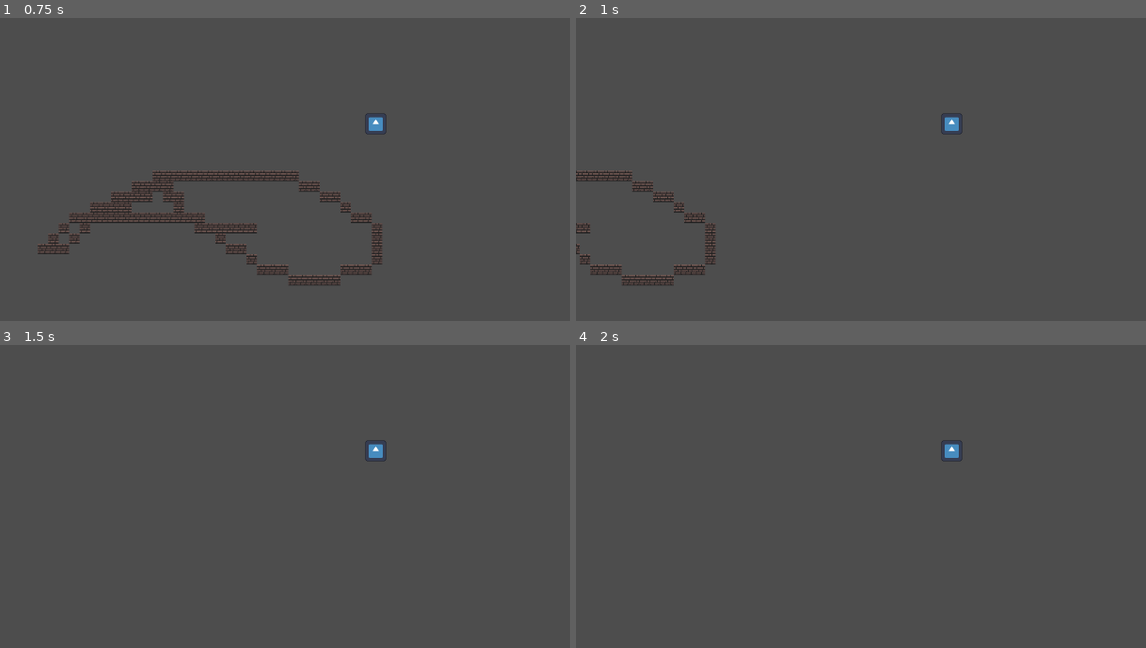
Above: before the commit, frames 1-4 (two rows, left to right).
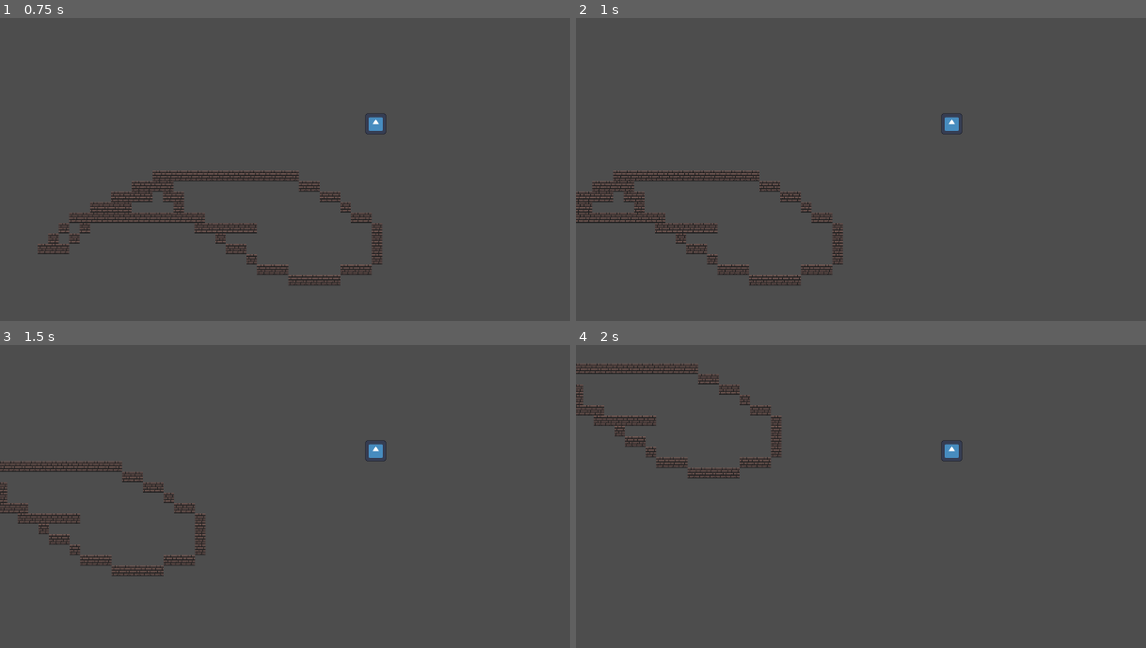
Above: after the commit, the same moments.

Repository: Eathand/GDA-Game
Game: Godot game, scene res://scenes/Game.tscn
Two runs of this game, one before a commit and one after it. Both use one fixed random seed, a clock stepped at 60 frames per second and the inputs below. The engine's default icon, where the game draws it, is replaced by a stand-in: a white triangle on a blue panel in a dark square.
Inputs:
- Up to frame 1 (0.75 s): tap Enter at 0.5 s; hold D (right) from 0.53 s (still down); hold Shift (dash) from 0.53 s (still down)
- Up to frame 2 (1 s): keep holding D (right); keep holding Shift (dash)
- Up to frame 3 (1.5 s): release D (right) at 1.28 s; release Shift (dash) at 1.28 s; hold S (down) from 1.28 s (still down); tap Shift (dash) at 1.35 s
- Up to frame 4 (2 s): keep holding S (down)

Frame 1 is identical in both runs. In frame 2, 3.1% of the frame differs, in the area x 0-47%, y 50-89%; in frame 3, 1.5%; in frame 4, 1.5%.

Commit message:
dash cooldown

Diff:
--- a/gda-game-capstone/project.godot
+++ b/gda-game-capstone/project.godot
@@ -42,3 +42,8 @@
 "events": [Object(InputEventKey,"resource_local_to_scene":false,"resource_name":"","device":-1,"window_id":0,"alt_press …(195 unchanged characters)…
 ]
 }
+test_damage={
+"deadzone": 0.5,
+"events": [Object(InputEventKey,"resource_local_to_scene":false,"resource_name":"","device":-1,"window_id":0,"alt_pressed":false,"shift_pressed":false,"ctrl_pressed":false,"meta_pressed":false,"pressed":false,"keycode":0,"physical_keycode":80,"key_label":0,"unicode":112,"location":0,"echo":false,"script":null)
+]
+}
--- a/gda-game-capstone/scenes/player.gd
+++ b/gda-game-capstone/scenes/player.gd
@@ -5,12 +5,16 @@
 @export var deceleration := 10000
 @export var dash_speed := 1500.0
 @export var dash_duration := .2
+@export var dash_cooldown := 1.5
+
 var is_dashing := false
 var dash_timer := 0.0
 var dash_direction := Vector2.ZERO
 var dash_velocity = 0.0
+@onready var cooldown_timer = $Cooldown
 func _ready() -> void:
-	pass # Replace with function body.
+	cooldown_timer.wait_time = dash_cooldown
+	cooldown_timer.one_shot = true
 
 
 
@@ -19,6 +23,7 @@
 		dash_timer -= delta
 		if dash_timer <= 0:
 			is_dashing = false
+			cooldown_timer.start()
 		velocity = dash_direction * dash_speed
 	else:
 		var direction := Input.get_vector("left", "right", "up", "down")
@@ -28,10 +33,13 @@
 			velocity = velocity.move_toward(desired_velocity, acceleration * delta)
 		else:
 			velocity = velocity.move_toward(Vector2.ZERO, deceleration * delta)
-		if Input.is_action_pressed("dash") and has_input_direction:
+		if Input.is_action_just_pressed("dash") and has_input_direction and cooldown_timer.is_stopped():
 			start_dash(direction)
+
+
 	move_and_slide()
 func start_dash(direction: Vector2):
 	is_dashing = true
 	dash_timer = dash_duration
 	dash_direction = direction
+	cooldown_timer.stop()
--- a/gda-game-capstone/scenes/player.tscn
+++ b/gda-game-capstone/scenes/player.tscn
@@ -24,8 +24,7 @@
 
 [node name="Camera2D" type="Camera2D" parent="."]
 
-[node name="DashTimer" type="Timer" parent="."]
-wait_time = 0.5
+[node name="Cooldown" type="Timer" parent="."]
 one_shot = true
 
-[connection signal="timeout" from="DashTimer" to="." method="_on_dash_timer_timeout"]
+[connection signal="timeout" from="Cooldown" to="." method="_on_cooldown_timeout"]
